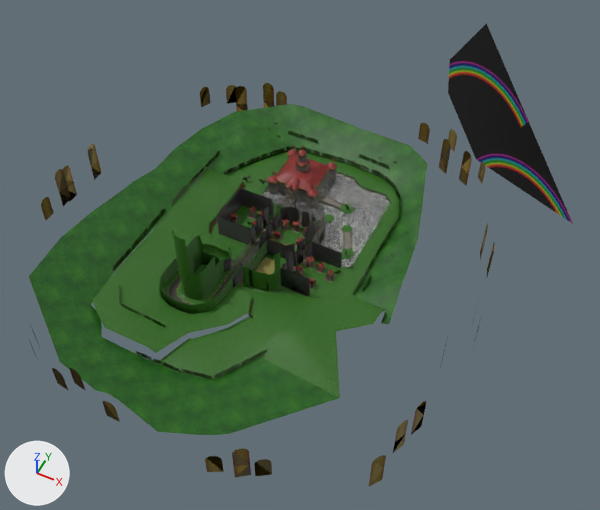
Two versions of the glTF model mario-kart-react/public/Tracks/MarioCircuit/Mario_Circuit_road.glb, one commit apart.
Before and after are seen from a 50 mm camera at (1124.0, -2189.0, 2399.0) aimed at (192.0, -325.0, 69.0). Lighting does not change. The marker at lower left points along +X, +Y and +Z. The first picture is the older version. Where no turn or scale is listed for an object, it has been applied to the vertices.

Names of what the first picture shows: 'grass.001', 'polygon1', 'polygon11', 'polygon12', 'polygon13', 'polygon15', 'polygon19', 'polygon2', 'polygon21', 'polygon26', 'polygon6' and 8 more.
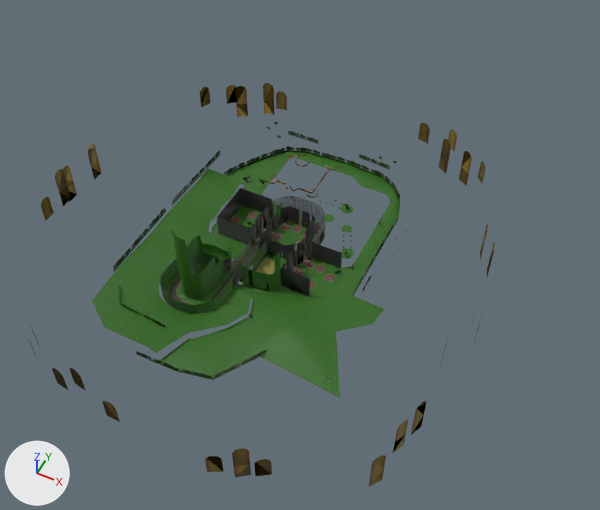
Where the change shows, as pixel boxes (x1, y1, x2, y2) in the pictures (600 x 510 px):
'polygon19', deleted (green): before (29, 104, 428, 435)
'polygon1', deleted: before (448, 23, 573, 224)
'polygon15', deleted: before (262, 173, 390, 268)
'polygon13', deleted: before (231, 149, 336, 285)
'polygon6', deleted: before (267, 155, 352, 249)
'polygon21', deleted: before (159, 162, 391, 315)
'polygon11', deleted: before (231, 195, 352, 288)
'polygon2', deleted: before (268, 156, 354, 251)

The edits, one by one:
Object 'polygon1' (ob_polygon1) is deleted.
Object 'polygon11' (ob_polygon11) is deleted.
Object 'polygon13' (ob_polygon13) is deleted.
Object 'polygon15' (ob_polygon15) is deleted.
Object 'polygon19' (ob_polygon19) is deleted.
Object 'polygon2' (ob_polygon2) is deleted.
Object 'polygon21' (ob_polygon21) is deleted.
Object 'polygon6' (ob_polygon6) is deleted.
